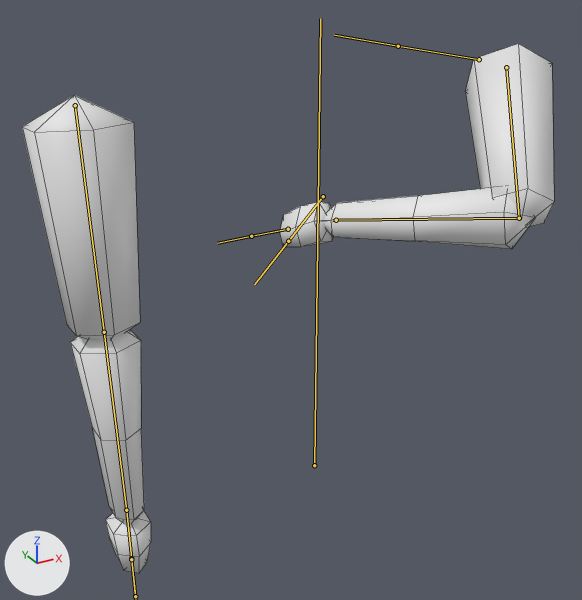
What one commit did to the FBX model Assets/Models/rapierarms.fbx.
The view is the same before and after, from a camera (50 mm lens) standing at (-0.948, -1.071, 0.173) and looking at (0.031, 0.709, -0.717). Arrows for +X, +Y and +Z are at lower left; the lights stay in place. Both versions are drawn at frame 10 of the action 'Armature|stab3'; the numbers are the values there. The bones that bend it are drawn over the model as lines. Mesh edges are drawn as thin lines.
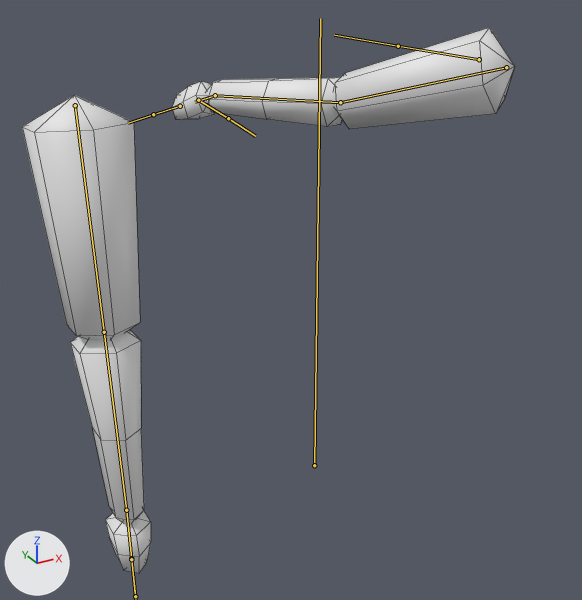
Changed parts and their boxes [x1, y1, x2, y2] in the pictures (582 x 600 px):
'Cylinder', posed (8% narrower)
    before: [22, 44, 554, 573]
    after: [22, 28, 514, 573]
bone 'UpperArm.R', root to tip
    before: (506, 67) to (519, 218)
    after: (506, 67) to (340, 102)
bone 'LowerArm.R', root to tip
    before: (519, 218) to (336, 220)
    after: (340, 102) to (215, 95)
bone 'Hand.R', root to tip
    before: (336, 220) to (332, 220)
    after: (215, 95) to (195, 102)

What the commit changed:
Bone 'UpperArm.R' (bone_upperarm_r) turns from (-43, -10, 48) to (64, -28, 20) degrees about its own x, y and z.
Bone 'LowerArm.R' (bone_lowerarm_r) turns from (99, -10, 4) to (14, 17, 4) degrees about its own x, y and z.
Bone 'Hand.R' (bone_hand_r) turns from (-2, -3, -11) to (-16, 14, -11) degrees about its own x, y and z.
